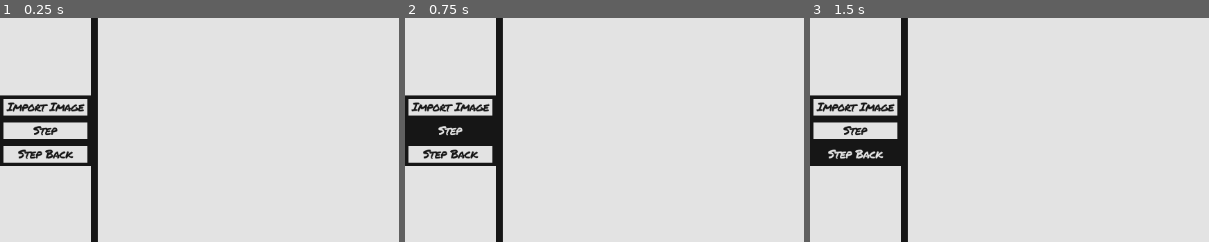
Above: before the commit, frames 1-3 (left to right).
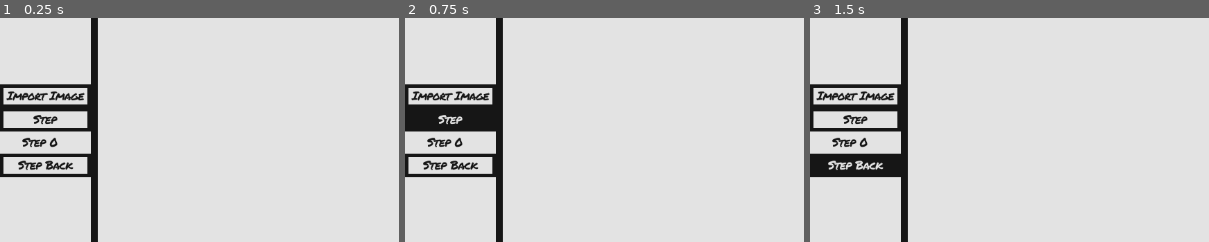
Above: after the commit, the same moments.

Repository: thelvm/godot-pietlang-ide
Game: Godot game, scene res://main.tscn
The game is run twice, just before and just after one commit, with the same random seed, the same clock (stepped at 60 frames per second) and the same inputs.
Inputs:
- Up to frame 1 (0.25 s): no input
- Up to frame 2 (0.75 s): click "Step" at 0.5 s
- Up to frame 3 (1.5 s): click "Step Back" at 1.25 s
The pictures show only the part of the screen within x 0-50%, y 21-71%; the shares and areas given below are measured in that part.

The runs differ from the first frame. In frame 1, 5.0% of the frame differs, in the area x 0-23%, y 29-71%; in frame 2, 5.2%; in frame 3, 5.7%.
Error before the commit: Cannot call method 'get_pixelv' on a null value. (res://pietlang_interpreter.gd:106)
Error after the commit: Cannot call method 'get_pixelv' on a null value. (res://pietlang_interpreter.gd:117)

Commit message:
Add step navigation and traversal to interpreter UI
Introduces a SpinBox for navigating execution steps. Updates the interpreter to track the last step, prevent stepping beyond program end, and adds a traverse() method to precompute execution steps.

Diff:
--- /dev/null
+++ b/current_step_spin_box.gd
@@ -0,0 +1,12 @@
+extends SpinBox
+
+@onready var pietlang_interpreter: PietlangInterpreter = %PietlangInterpreter
+
+
+func _on_pietlang_interpreter_state_updated() -> void:
+	max_value = pietlang_interpreter.last_step - 1
+	value = pietlang_interpreter.current_step
+
+
+func _on_value_changed(new_value: float) -> void:
+	pietlang_interpreter.load_from_state_history(int(new_value))
--- a/execution_path_line.gd
+++ b/execution_path_line.gd
@@ -5,7 +5,7 @@
 
 
 func _on_pietlang_interpreter_state_updated() -> void:
-	width = minf(1.0, source_code_image.codel_size_on_screen.x / 10.0)
+	width = minf(10.0, source_code_image.codel_size_on_screen.x / 10.0)
 	_update_points()
 
 
--- a/main.gd
+++ b/main.gd
@@ -20,3 +20,4 @@
 	file_dialog.queue_free()
 	var image := Image.load_from_file(file_path)
 	pietlang_interpreter.source_image = image
+	pietlang_interpreter.traverse()
--- a/main.tscn
+++ b/main.tscn
@@ -4,6 +4,7 @@
 [ext_resource type="Script" uid="uid://y7ami2ldov1m" path="res://main.gd" id="1_ig7tw"]
 [ext_resource type="Script" uid="uid://cds82uvwogchw" path="res://pietlang_interpreter.gd" id="2_0xm2m"]
 [ext_resource type="Texture2D" uid="uid://buukcn6qwoew0" path="res://right-arrow.png" id="2_1bvp3"]
+[ext_resource type="Script" uid="uid://cm8r7reiih038" path="res://current_step_spin_box.gd" id="3_efxa6"]
 [ext_resource type="Script" uid="uid://tphixnkitd24" path="res://source_code_texture_rect.gd" id="3_kek77"]
 [ext_resource type="Script" uid="uid://cabqtn5b0kawc" path="res://dp_image.gd" id="3_lquwl"]
 [ext_resource type="Script" uid="uid://bd7pgpf2yo7h" path="res://last_instruction_label.gd" id="4_lquwl"]
@@ -64,6 +65,13 @@
 size_flags_vertical = 4
 text = "Step"
 
+[node name="CurrentStepSpinBox" type="SpinBox" parent="PanelContainer/GridContainer/HBoxContainer/ProgramControl" unique_id=1343669012]
+layout_mode = 2
+rounded = true
+alignment = 1
+prefix = "Step"
+script = ExtResource("3_efxa6")
+
 [node name="StepBackButton" type="Button" parent="PanelContainer/GridContainer/HBoxContainer/ProgramControl" unique_id=539290334]
 layout_mode = 2
 size_flags_vertical = 4
@@ -97,6 +105,9 @@
 
 [node name="ExecutionPath" type="Line2D" parent="PanelContainer/GridContainer/HBoxContainer/HSplitContainer/SourceCodeElements/SourceCodeImage" unique_id=1642781427]
 default_color = Color(0.46618086, 0.4661808, 0.4661808, 1)
+joint_mode = 2
+begin_cap_mode = 2
+end_cap_mode = 2
 antialiased = true
 script = ExtResource("6_4c57u")
 
@@ -182,9 +193,11 @@
 
 [connection signal="pressed" from="PanelContainer/GridContainer/HBoxContainer/ProgramControl/ImportSourceImageButton" to="." method="_on_import_source_image_button_pressed"]
 [connection signal="pressed" from="PanelContainer/GridContainer/HBoxContainer/ProgramControl/StepButton" to="PietlangInterpreter" method="step"]
+[connection signal="value_changed" from="PanelContainer/GridContainer/HBoxContainer/ProgramControl/CurrentStepSpinBox" to="PanelContainer/GridContainer/HBoxContainer/ProgramControl/CurrentStepSpinBox" method="_on_value_changed"]
 [connection signal="pressed" from="PanelContainer/GridContainer/HBoxContainer/ProgramControl/StepBackButton" to="PietlangInterpreter" method="step_back"]
 [connection signal="resized" from="PanelContainer/GridContainer/HBoxContainer/HSplitContainer/SourceCodeElements/SourceCodeImage" to="PanelContainer/GridContainer/HBoxContainer/HSplitContainer/SourceCodeElements/SourceCodeImage" method="_on_resized"]
 [connection signal="source_image_set" from="PietlangInterpreter" to="PanelContainer/GridContainer/HBoxContainer/ProgramControl/ImportSourceImageButton" method="_on_pietlang_interpreter_source_image_set"]
 [connection signal="source_image_set" from="PietlangInterpreter" to="PanelContainer/GridContainer/HBoxContainer/HSplitContainer/SourceCodeElements/SourceCodeImage" method="_on_pietlang_interpreter_source_image_set"]
 [connection signal="state_updated" from="PietlangInterpreter" to="PanelContainer/GridContainer/HBoxContainer/HSplitContainer/SourceCodeElements/SourceCodeImage/DpImage" method="_update"]
 [connection signal="state_updated" from="PietlangInterpreter" to="PanelContainer/GridContainer/HBoxContainer/HSplitContainer/SourceCodeElements/SourceCodeImage/ExecutionPath" method="_on_pietlang_interpreter_state_updated"]
+[connection signal="state_updated" from="PietlangInterpreter" to="PanelContainer/GridContainer/HBoxContainer/ProgramControl/CurrentStepSpinBox" method="_on_pietlang_interpreter_state_updated"]
--- a/mondrian.tres
+++ b/mondrian.tres
@@ -42,11 +42,29 @@
 grow_end = 0.0
 thickness = 10
 
+[sub_resource type="StyleBoxFlat" id="StyleBoxFlat_mhcxn"]
+bg_color = Color(0.8879926, 0.88799256, 0.8879925, 1)
+
+[sub_resource type="StyleBoxFlat" id="StyleBoxFlat_2466e"]
+bg_color = Color(0.8879926, 0.88799256, 0.8879925, 1)
+
 [sub_resource type="StyleBoxFlat" id="StyleBoxFlat_6n2q3"]
 bg_color = Color(0.8879926, 0.88799256, 0.8879925, 1)
 
 [sub_resource type="StyleBoxFlat" id="StyleBoxFlat_oovds"]
 bg_color = Color(0.8362234, 0.17627174, 0.114561684, 1)
+
+[sub_resource type="StyleBoxFlat" id="StyleBoxFlat_lf6wr"]
+bg_color = Color(0.08701605, 0.08701607, 0.08701605, 1)
+
+[sub_resource type="StyleBoxFlat" id="StyleBoxFlat_enxct"]
+bg_color = Color(0.8879926, 0.88799256, 0.8879925, 1)
+
+[sub_resource type="StyleBoxFlat" id="StyleBoxFlat_gysp3"]
+bg_color = Color(0.08701605, 0.08701607, 0.08701605, 1)
+
+[sub_resource type="StyleBoxFlat" id="StyleBoxFlat_tj7gb"]
+bg_color = Color(0.8879926, 0.88799256, 0.8879925, 1)
 
 [sub_resource type="StyleBoxFlat" id="StyleBoxFlat_2b85r"]
 bg_color = Color(0.08701605, 0.08701607, 0.08701605, 1)
@@ -81,6 +99,12 @@
 HSeparator/constants/separation = 10
 HSeparator/styles/separator = SubResource("StyleBoxLine_6n2q3")
 Label/colors/font_color = Color(0.08701605, 0.08701607, 0.08701605, 1)
+LineEdit/colors/caret_color = Color(0.08701605, 0.08701607, 0.08701605, 1)
+LineEdit/colors/font_color = Color(0.08701605, 0.08701607, 0.08701605, 1)
+LineEdit/colors/font_selected_color = Color(0.8879926, 0.88799256, 0.8879925, 1)
+LineEdit/colors/selection_color = Color(0.08701605, 0.08701607, 0.08701605, 1)
+LineEdit/styles/focus = SubResource("StyleBoxFlat_mhcxn")
+LineEdit/styles/normal = SubResource("StyleBoxFlat_2466e")
 MarginContainer/constants/margin_bottom = 10
 MarginContainer/constants/margin_left = 10
 MarginContainer/constants/margin_right = 10
@@ -88,6 +112,21 @@
 PanelContainer/styles/panel = SubResource("StyleBoxFlat_6n2q3")
 RedPanelContainer/base_type = &"PanelContainer"
 RedPanelContainer/styles/panel = SubResource("StyleBoxFlat_oovds")
+SpinBox/colors/down_disabled_icon_modulate = Color(0.87692463, 0.87692463, 0.87692463, 0)
+SpinBox/colors/down_hover_icon_modulate = Color(0.8879926, 0.88799256, 0.8879925, 1)
+SpinBox/colors/down_icon_modulate = Color(0.8862745, 0.8862745, 0.8862745, 1)
+SpinBox/colors/down_pressed_icon_modulate = Color(0.08701605, 0.08701607, 0.08701605, 1)
+SpinBox/colors/up_disabled_icon_modulate = Color(0.87692463, 0.87692463, 0.87692463, 0)
+SpinBox/colors/up_hover_icon_modulate = Color(0.8862745, 0.8862745, 0.8862745, 1)
+SpinBox/colors/up_icon_modulate = Color(0.8862745, 0.8862745, 0.8862745, 1)
+SpinBox/colors/up_pressed_icon_modulate = Color(0.08701605, 0.08701607, 0.08701605, 1)
+SpinBox/constants/field_and_buttons_separation = 0
+SpinBox/styles/down_background = SubResource("StyleBoxFlat_lf6wr")
+SpinBox/styles/down_background_hovered = SubResource("StyleBoxFlat_lf6wr")
+SpinBox/styles/down_background_pressed = SubResource("StyleBoxFlat_enxct")
+SpinBox/styles/up_background = SubResource("StyleBoxFlat_gysp3")
+SpinBox/styles/up_background_hovered = SubResource("StyleBoxFlat_tj7gb")
+SpinBox/styles/up_background_pressed = SubResource("StyleBoxFlat_tj7gb")
 SplitContainer/constants/minimum_grab_thickness = 10
 SplitContainer/constants/separation = 10
 SplitContainer/styles/split_bar_background = SubResource("StyleBoxFlat_2b85r")
--- a/pietlang_interpreter.gd
+++ b/pietlang_interpreter.gd
@@ -86,6 +86,8 @@
 var dp_position: Vector2i = Vector2i(0, 0)
 
 var current_step: int = 0
+## The last step of the program execution. -1 if unknown.
+var last_step: int = -1
 var last_executed_instruction: StringName = &"noop"
 var state_history: Array[InterpreterState]
 
@@ -99,28 +101,43 @@
 ## Steps through the program using the current Direction Pointer location and direction and the Codel Chooser direction.
 func step() -> void:
 	current_step += 1
+	# If the last step has been determined and we're trying to step byond it.
+	if last_step != -1 and current_step > last_step:
+		# Bypass the step and keep the counter at last_step.
+		current_step = last_step
+		return
+
+	# Load step from the state history if it's a step we already computed.
+	#TODO invalidate step history on picture change
 	if state_history.size() > current_step:
 		load_from_state_history(current_step)
 		return
 
+	#TODO make ColorBlock class to hold all the information about a color block.
 	var previous_color := source_image.get_pixelv(dp_position)
 	var color_block := get_color_block(dp_position, previous_color)
 
 	var valid_next_position := false
 	var rotations := 0
 	while not valid_next_position:
+		# Iterate through all 8 posible code block exits.
 		var potential_position := get_next_codel_from_color_block(color_block)
+
 		if potential_position.x < source_image.get_width() and 0 <= potential_position.x and potential_position.y < source_image.get_height() and 0 <= potential_position.y and source_image.get_pixelv(potential_position) != Color.BLACK:
+			# If not out of bounds or black.
 			valid_next_position = true
 			dp_position = potential_position
 		else:
+			# Aternates between switching the Codel Chooser and Rotating the Codel Pointer.
 			if rotations % 2 == 0:
 				cc_direction = (cc_direction + 1) % 2
 			if rotations % 2 == 1:
 				dp_direction = (dp_direction + 1) % 4
 			rotations += 1
+			# Until we have tested all possible exits, in which case the program is over.
 			if rotations >= 8:
-				push_warning("Stuck")
+				print("Program ended.")
+				last_step = current_step
 				return
 
 	var instruction := get_instruction(previous_color, source_image.get_pixelv(dp_position))
@@ -171,6 +188,14 @@
 	load_from_state_history(current_step)
 
 
+## Tries to execute the entire program, caching every step in history. Stops early if more than max_steps are necessary to end the program.
+func traverse(max_steps: int = 1000, seek_to_start: bool = true):
+	while last_step == -1 and current_step <= max_steps:
+		step()
+	if seek_to_start:
+		load_from_state_history(0)
+
+
 ## Translates the difference between two colors into a Pier instruction.
 static func get_instruction(previous_color: Color, current_color: Color) -> StringName:
 	var previous_pietcolor := color_to_pietcolor(previous_color)
@@ -437,6 +462,7 @@
 	dp_position = state.dp_position
 	cc_direction = state.cc_direction
 	last_executed_instruction = state.last_executed_instruction
+	current_step = step_index
 	stack_updated.emit()
 	state_updated.emit()
 	executed_instruction.emit(last_executed_instruction)
Not shown, added: current_step_spin_box.gd.uid
